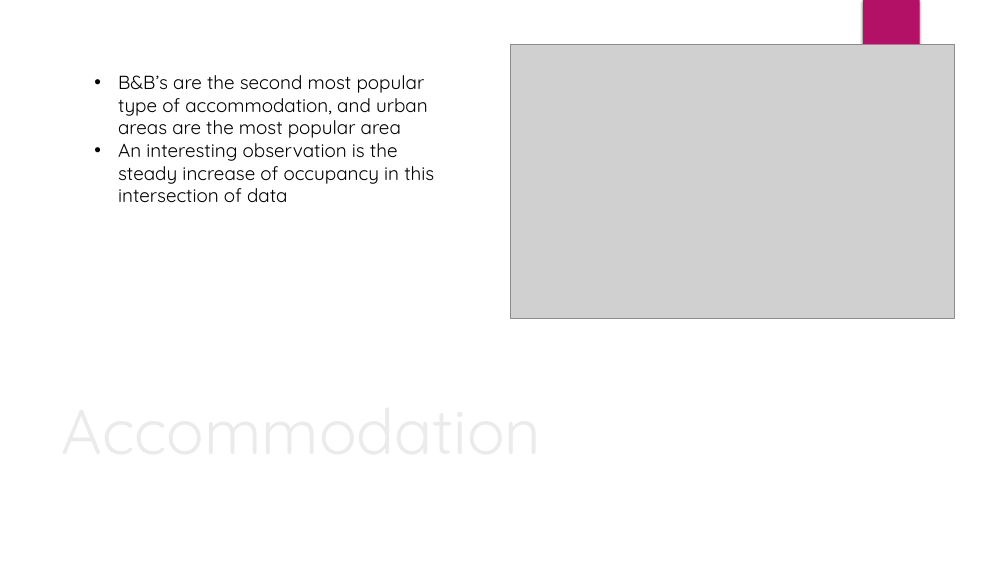
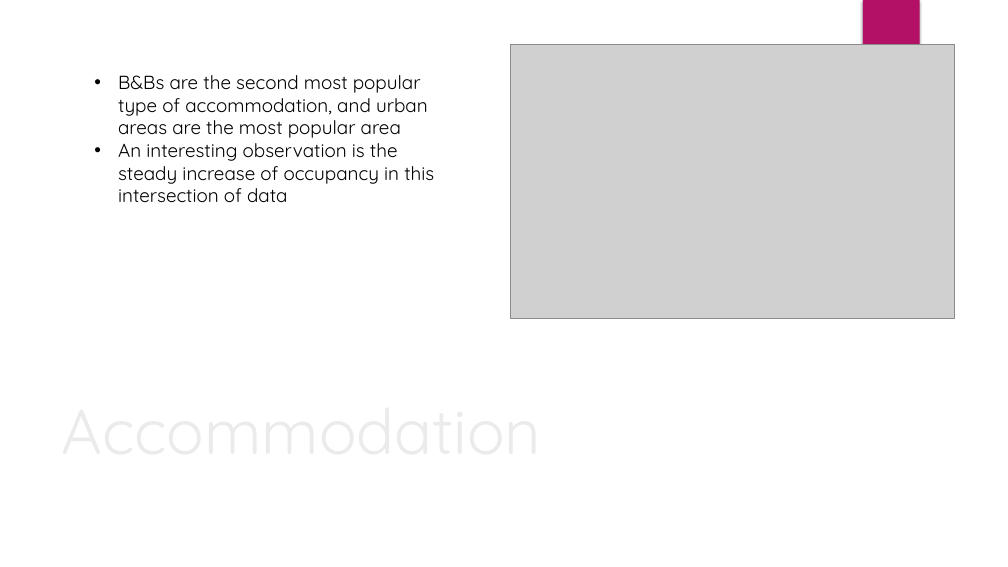
Before and after one commit to louiseshambrook/visit_scotland_final_project, a slide deck: slide 7 of presentation/visit_scotland_presentation.pptx. Drawn at 1008x567 pixels with LibreOffice and Linux fonts; fonts in the diff are those of the drawing; grey boxes stand for pictures; background and template pictures are left out. Boxes give left, top, right and bottom in pixels: in the first picture for what was removed or moved away, otherwise in the second. Text is boxed around its words. In the diff, an @@ line names an element or a change of style, - is before the commit and + after.

```diff
--- a/presentation/visit_scotland_presentation.pptx
+++ b/presentation/visit_scotland_presentation.pptx
@@ text at (118,75,428,138): text changed @@
-• B&B’s are the second most popular type of accommodation, and urban areas are the most popular area
+• B&Bs are the second most popular type of accommodation, and urban areas are the most popular area
```
Also in this commit, not shown: 3 slides added, 4 slides removed.
